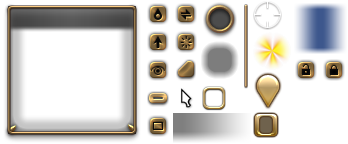
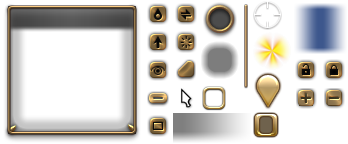
The second 348 × 144 image is a revision of the first. Changes to its layers:
added layer "图层 2" above "图层 3" over left=299, top=91, right=313, bottom=106
added layer "图层 3" above "图层 4 拷贝" over left=328, top=91, right=341, bottom=105
added layer "图层 4 拷贝" above "图层 4" over left=296, top=88, right=317, bottom=109
added layer "图层 4" above "图层 0" over left=324, top=88, right=345, bottom=109
